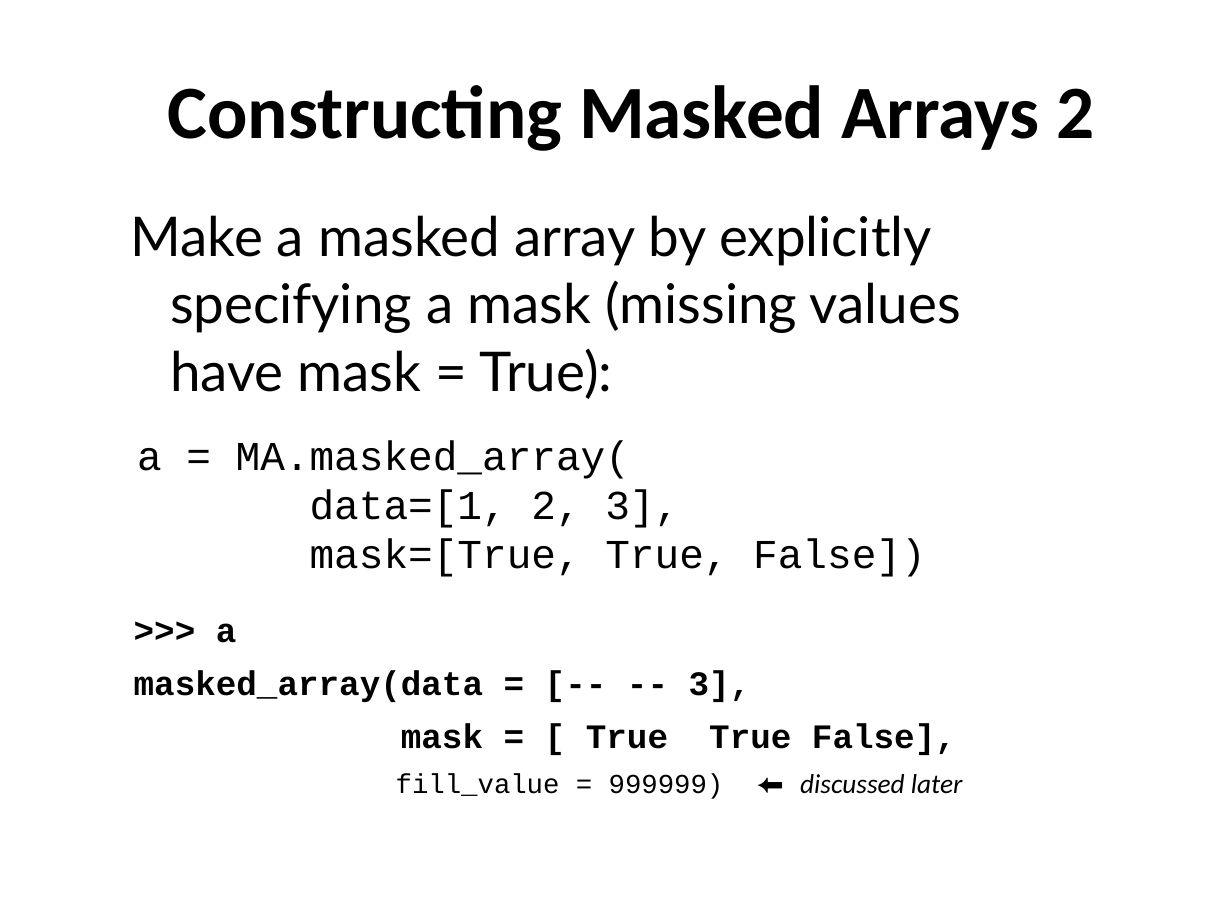
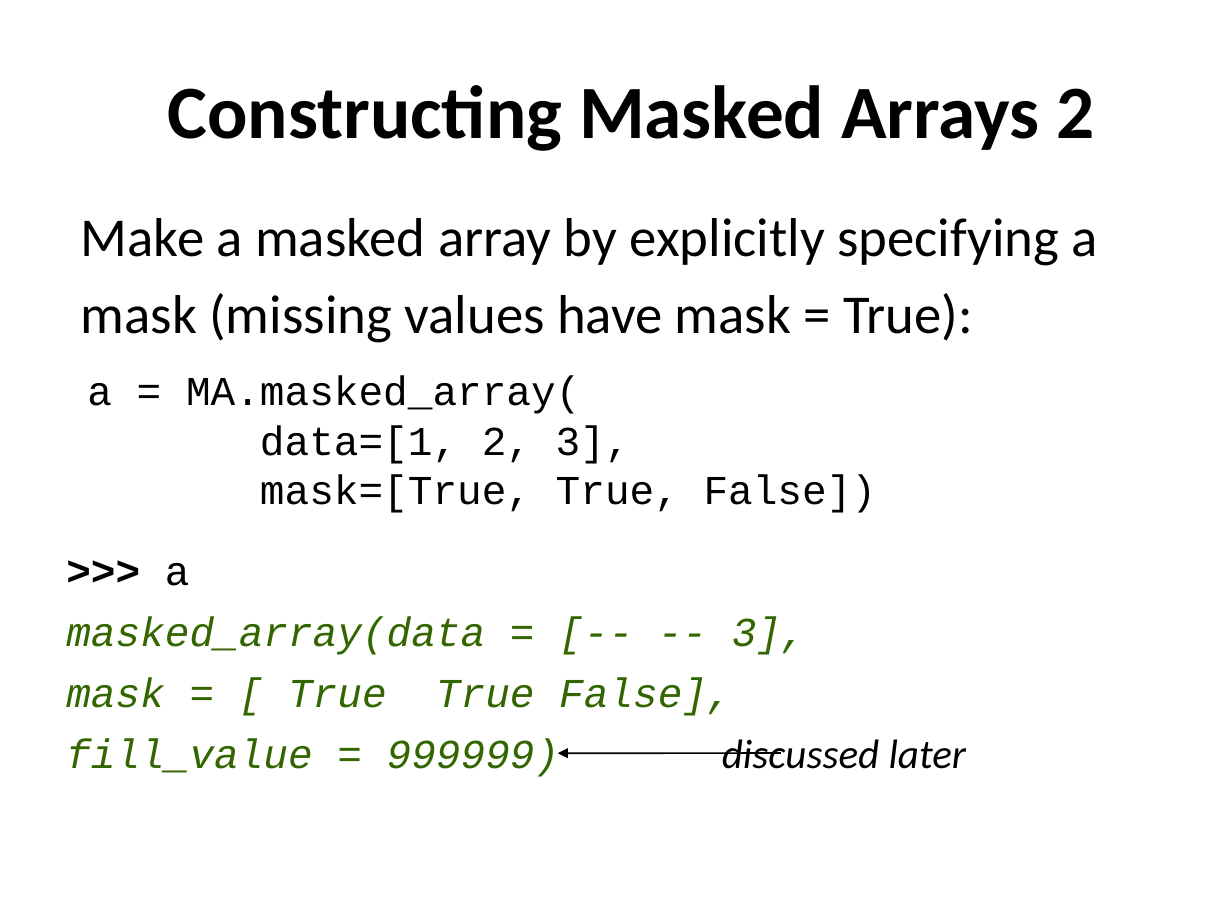
Before and after one commit to ncasuk/ncas-isc, a slide deck: slide 32 of python/presentations/handling_arrays/numpy.ppt (slide 33 before the commit). Drawn at 1232x924 pixels with LibreOffice and Linux fonts; fonts in the diff are those of the drawing; background and template pictures are left out. Boxes give left, top, right and bottom in pixels: in the first picture for what was removed or moved away, otherwise in the second. Text is boxed around its words. In the diff, an @@ line names an element or a change of style, - is before the commit and + after.

```diff
--- a/python/presentations/handling_arrays/numpy.ppt
+++ b/python/presentations/handling_arrays/numpy.ppt
@@ text at (81, 218, 1097, 343): text changed; font Lato to Calibri @@
-Make a masked array by explicitly specifying a mask (missing values
-have mask = True):
+Make a masked array by explicitly specifying a
+mask (missing values have mask = True):
@@ text "a = MA.masked_array(": place and size @@
-text "a = MA.masked_array(" at (137, 440, 925, 577)
+text "a = MA.masked_array(" at (87, 376, 876, 513)
@@ text ">>> a": place and size @@
-text ">>> a" at (134, 623, 963, 799)
+text ">>> a" at (66, 563, 966, 777)
@@ text at (66, 563, 806, 716): size 20 to 24 pt in ">>> a", "masked_array(data = [-- -- 3],", "mask = [ True True False],"; bold off in "a", "masked_array(data = [-- -- 3],", "mask = [ True True False],"; text colour #000000 to #336600, italic on in "masked_array(data = [-- -- 3],", "mask = [ True True False]," @@
@@ text at (66, 739, 966, 777): text changed; size 16 to 24 pt; text colour #000000 to #336600; italic on @@
-fill_value = 999999) ⬅ discussed later
+fill_value = 999999) discussed later
@@ arrow added from (781, 753) to (558, 753), #000000 0.99 pt @@
```
Also in this commit, not shown: 35 other slides changed, 1 slide removed.
